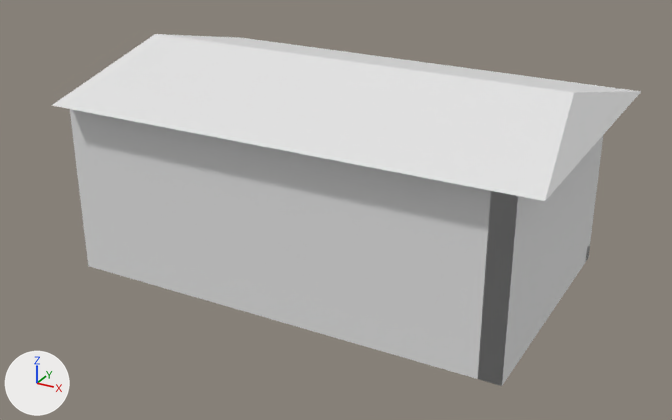
One commit to the Blender file Distnewrepo/garage.blend: the scene before it, then after it.
Rendered twice from a 50 mm lens placed at (23.2, -42.7, 24.6), pointed at (0.2, -1.0, 3.7). Lighting does not change. The marker at lower left points along +X, +Y and +Z. Materials are left out; every surface is plain grey.
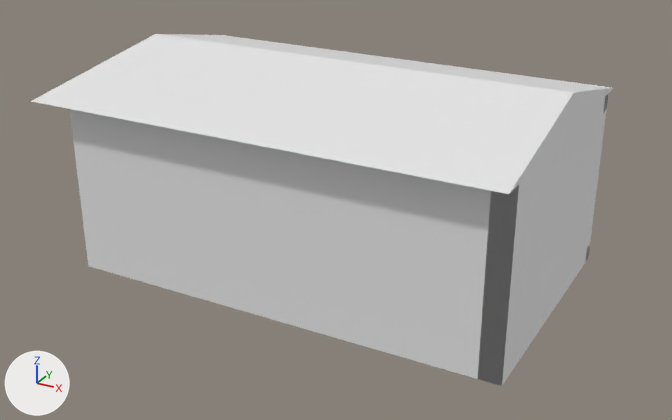
What differs and where, as boxes (x1, y1, x2, y2) in the pictures (672 x 420 px):
'Cube.001', turned
    before: (52, 34, 641, 201)
    after: (31, 34, 613, 194)

Diff of the bpy script that builds the scene:
```diff
--- a/Distnewrepo/garage.blend.py
+++ b/Distnewrepo/garage.blend.py
@@ ob_cube_001 @@
 ob_cube_001.location = (0.0, 0.0, 11.0)
+ob_cube_001.rotation_euler = (0.0, 0.0, 3.142)  # degrees (0, 0, 180)
 ob_cube_001.scale = (12.5, 8.75, 1.0)
```
